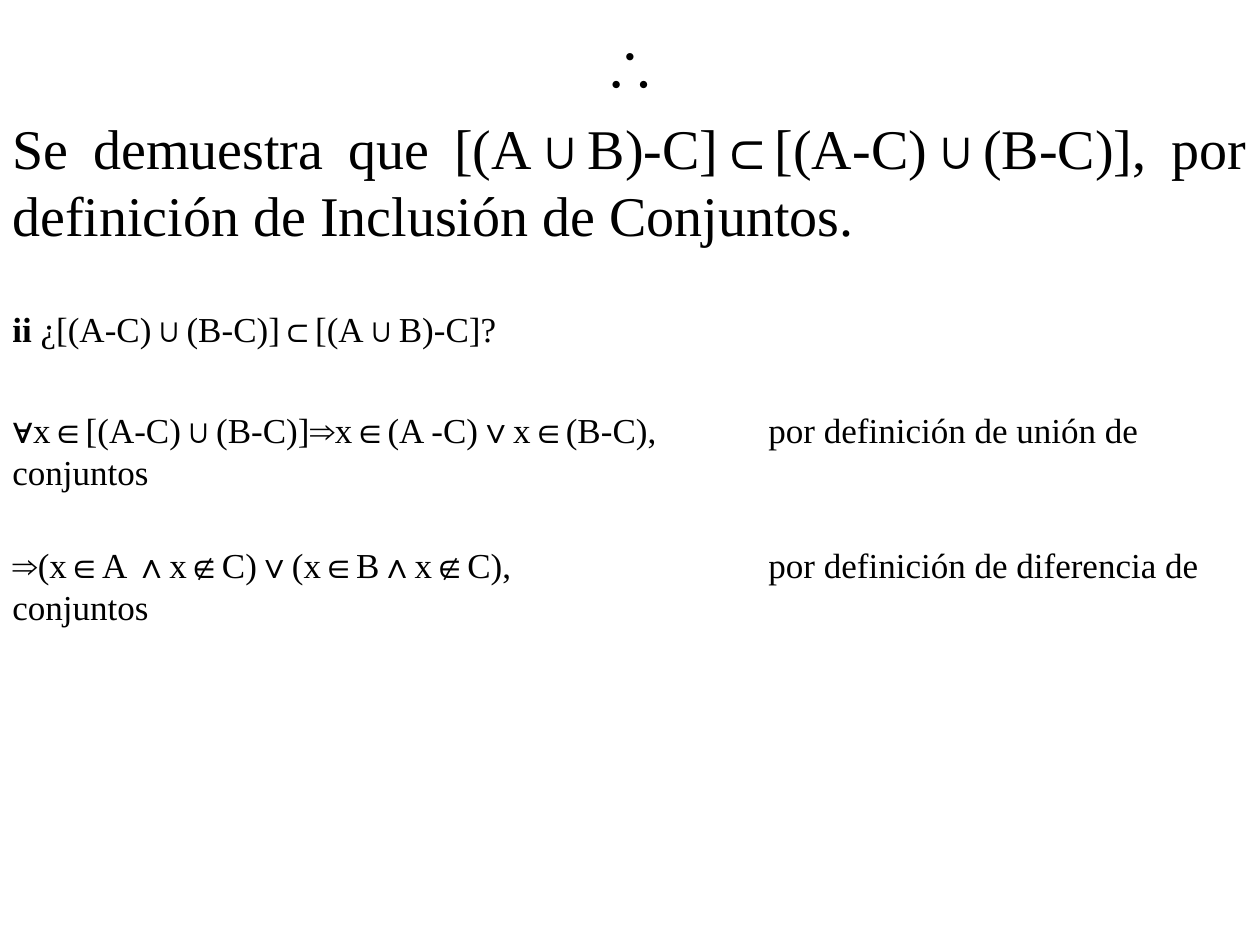
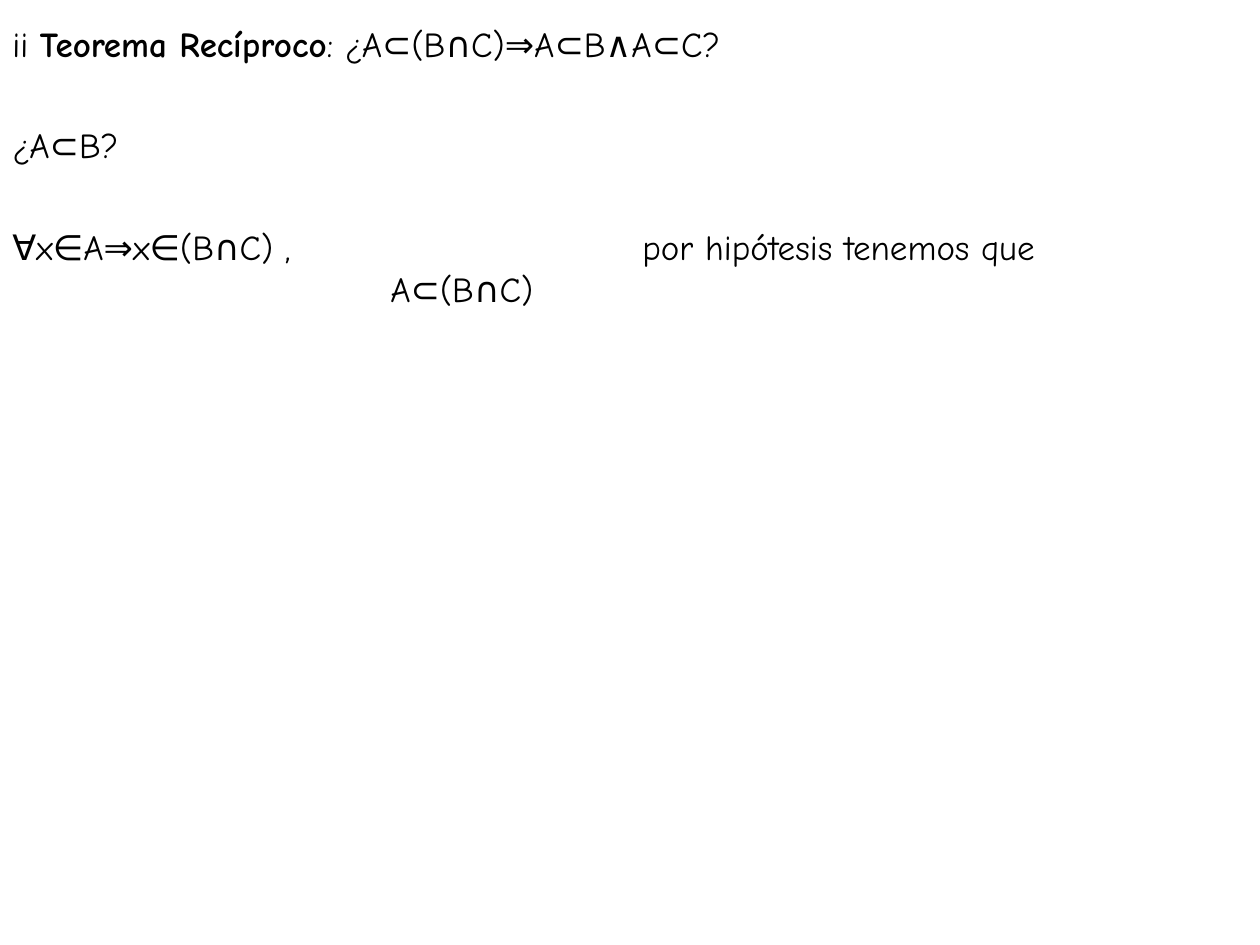
Before and after one commit to jc-gi/tc, a slide deck: slide 72 of slides/Def_Teo_Demostracion.ppt (slide 34 before the commit). Drawn at 1260x945 pixels with LibreOffice and Linux fonts; fonts in the diff are those of the drawing. Boxes give left, top, right and bottom in pixels: in the first picture for what was removed or moved away, otherwise in the second. Text is boxed around its words. In the diff, an @@ line names an element or a change of style, - is before the commit and + after.

```diff
--- a/slides/Def_Teo_Demostracion.ppt
+++ b/slides/Def_Teo_Demostracion.ppt
@@ text at (x1=12, y1=29, x2=1035, y2=267): text changed; font Times New Roman to Comic Neue @@
-∴
-Se demuestra que [(A∪B)-C]⊂[(A-C)∪(B-C)], por definición de Inclusión de Conjuntos.
-ii ¿[(A-C)∪(B-C)]⊂[(A∪B)-C]?
-∀x∈[(A-C)∪(B-C)]⇒x∈(A -C)∨x∈(B-C), por definición de unión de conjuntos
-⇒(x∈A ∧x∉C)∨(x∈B∧x∉C), por definición de diferencia de conjuntos
+ii Teorema Recíproco: ¿A⊂(B∩C)⇒A⊂B∧A⊂C?
+¿A⊂B?
+∀x∈A⇒x∈(B∩C) , por hipótesis tenemos que A⊂(B∩C)
```
Also in this commit, not shown: 55 other slides changed, 26 slides added, 1 slide removed, 2 other files.
